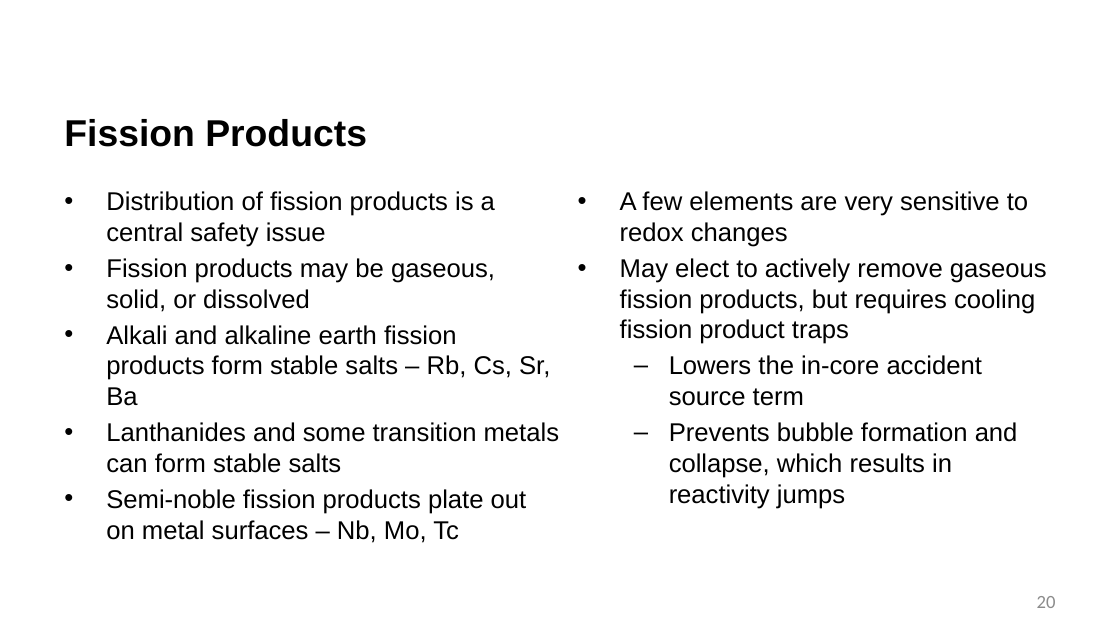
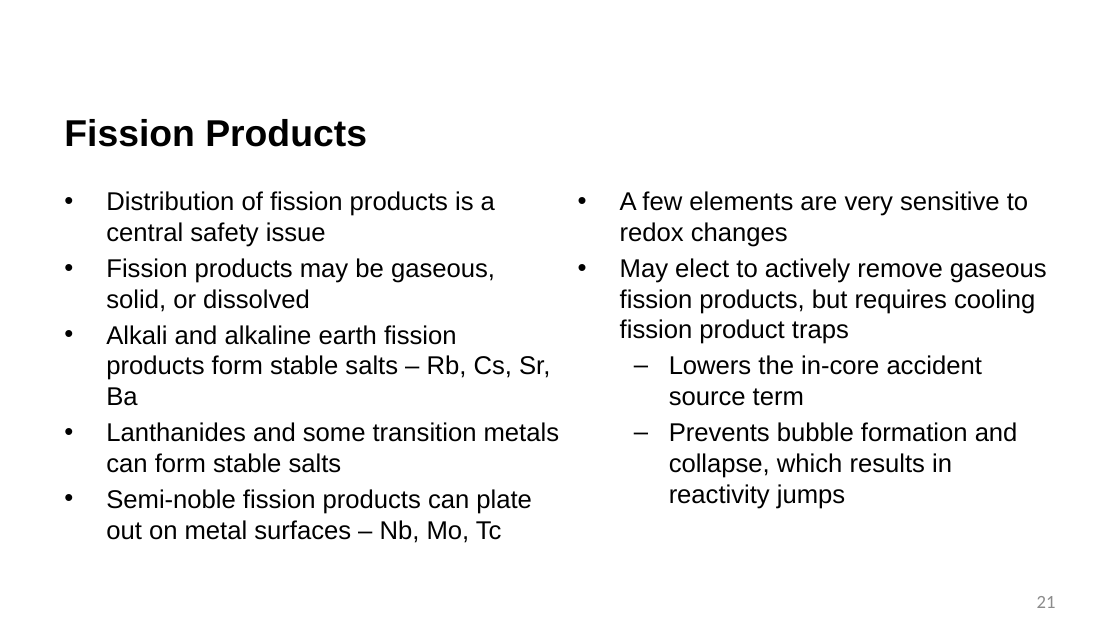
Before and after one commit to benbeeler/TEACHING, a slide deck: slide 21 of Advanced Reactor Materials/Fall2026/Lec14_MoltenSalts.pptx (slide 20 before the commit). Drawn at 1120x630 pixels with LibreOffice and Linux fonts; fonts in the diff are those of the drawing; background and template pictures are left out. Boxes give left, top, right and bottom in pixels: in the first picture for what was removed or moved away, otherwise in the second. Text is boxed around its words. In the diff, an @@ line names an element or a change of style, - is before the commit and + after.

```diff
--- a/Advanced Reactor Materials/Fall2026/Lec14_MoltenSalts.pptx
+++ b/Advanced Reactor Materials/Fall2026/Lec14_MoltenSalts.pptx
@@ text at (x1=106, y1=489, x2=532, y2=543): text changed @@
-• Semi-noble fission products plate out on metal surfaces – Nb, Mo, Tc
+• Semi-noble fission products can plate out on metal surfaces – Nb, Mo, Tc
@@ page number at (x1=1037, y1=596, x2=1056, y2=608): text changed @@
-20
+21
```
Also in this commit, not shown: 13 other slides changed, 1 slide added, 24 slides removed, 17 other files.
